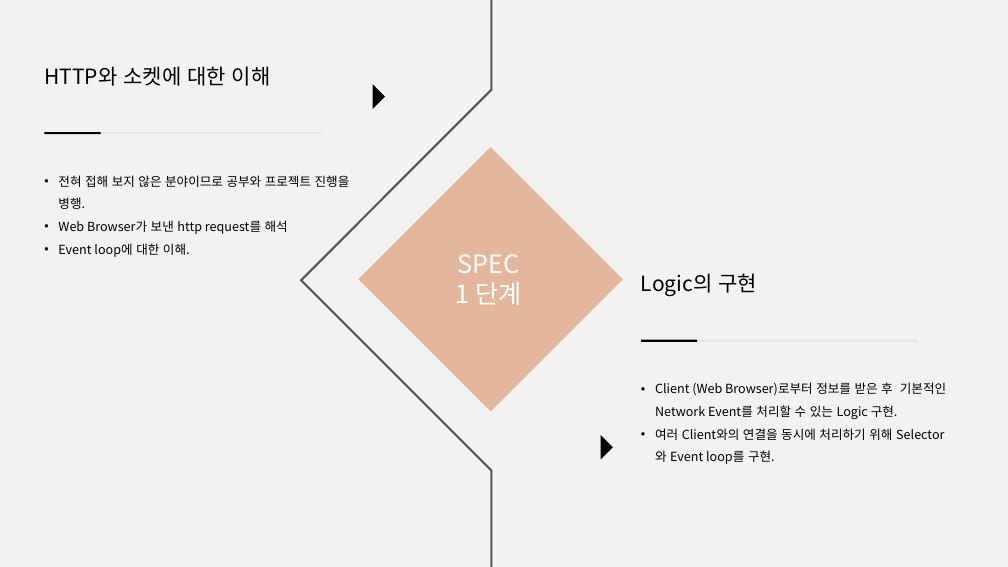
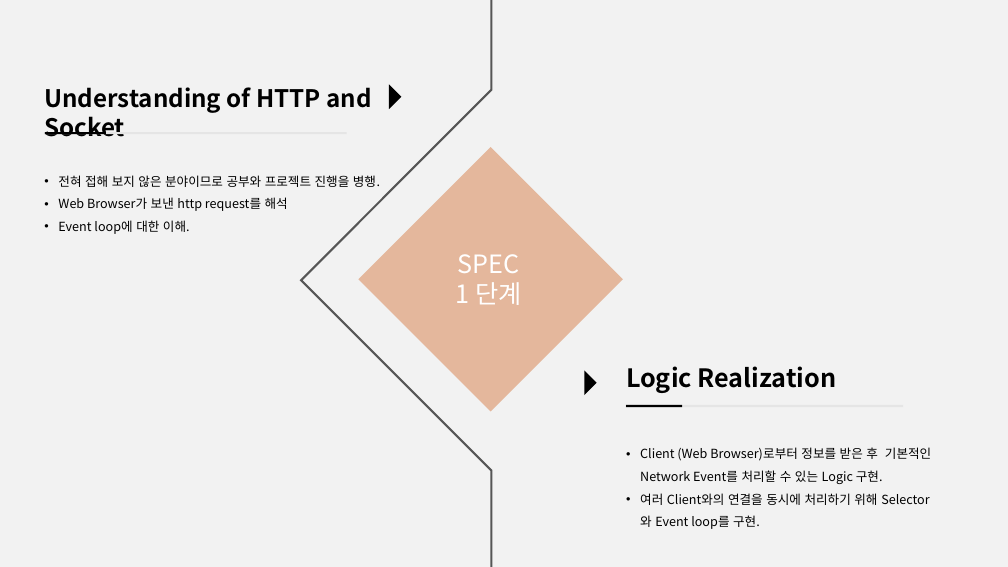
Before and after one commit to tjdans1114/PITT, a slide deck: slide 11 of Documents/창의적통합설계0921발표.pptx (slide 8 before the commit). Drawn at 1008x567 pixels with LibreOffice and Linux fonts; fonts in the diff are those of the drawing. Boxes give left, top, right and bottom in pixels: in the first picture for what was removed or moved away, otherwise in the second. Text is boxed around its words. In the diff, an @@ line names an element or a change of style, - is before the commit and + after.

```diff
--- a/Documents/창의적통합설계0921발표.pptx
+++ b/Documents/창의적통합설계0921발표.pptx
@@ text at (44, 87, 371, 137): text changed; size 20 to 23 pt; bold on @@
-HTTP와 소켓에 대한 이해
+Understanding of HTTP and Socket
@@ freeform shape: place and size @@
-freeform shape at (360, 84, 385, 109)
+freeform shape at (377, 84, 401, 109)
@@ line moved from (44, 133) - (321, 133) to (44, 133) - (347, 133) @@
@@ line moved from (45, 133) - (101, 133) to (45, 133) - (106, 133) @@
@@ text "전혀 접해 보지 않은 분야이므로 ..." rewrapped from (58, 175, 350, 257) to (58, 175, 380, 234) @@
@@ freeform shape: place and size @@
-freeform shape at (588, 435, 613, 460)
+freeform shape at (572, 371, 596, 395)
@@ text at (626, 366, 837, 393): text changed; size 20 to 24 pt; bold on @@
-Logic의 구현
+Logic Realization
@@ 2 lines, 1 text: place and size @@
-2 lines, 1 text at (640, 341, 946, 464)
+2 lines, 1 text at (625, 406, 931, 529)
```
Also in this commit, not shown: 10 other slides changed, 3 slides added, 6 other files.
